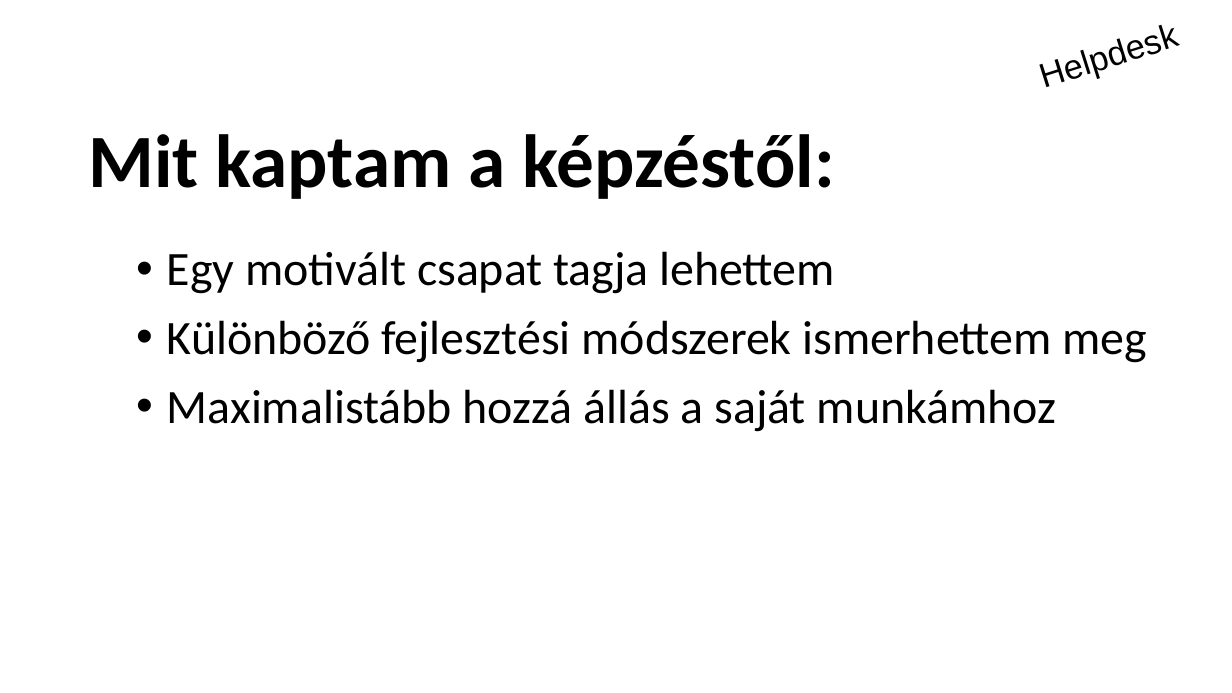
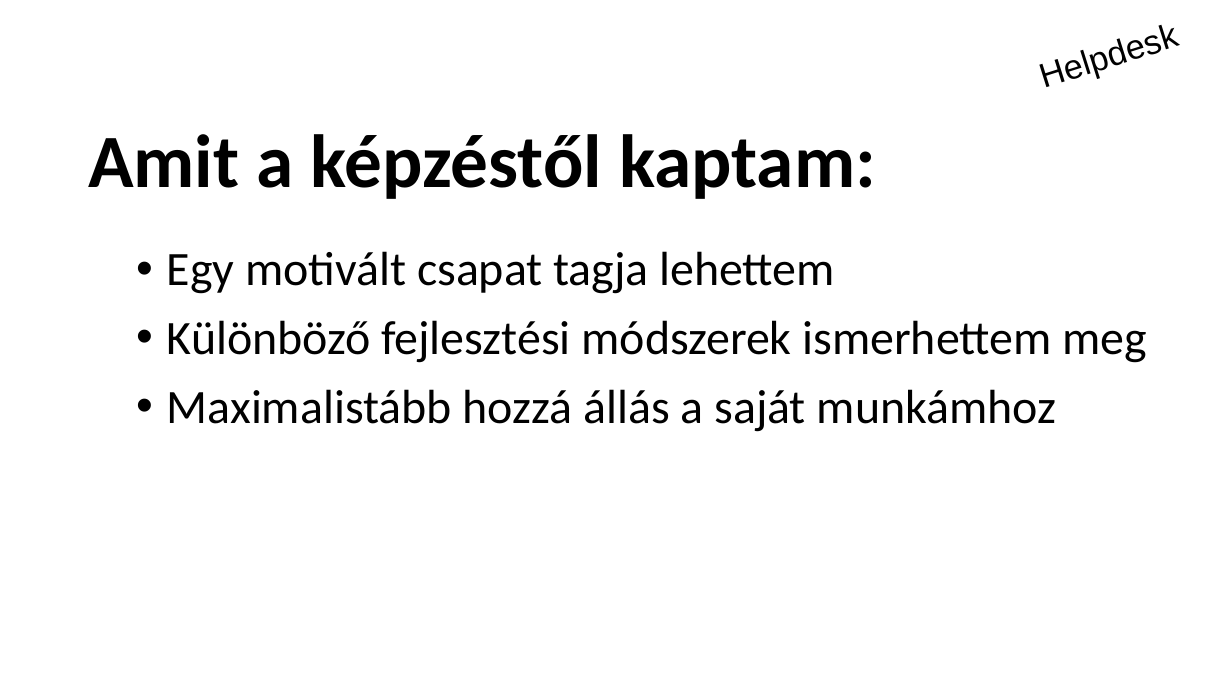
Before and after one commit to schonherz-java-ee-2016-q4/project, a slide deck: slide 8 of presentation/Helpdesk/Tóth László/toth_laszlo.pptx. Drawn at 1232x693 pixels with LibreOffice and Linux fonts; fonts in the diff are those of the drawing; background and template pictures are left out. Boxes give left, top, right and bottom in pixels: in the first picture for what was removed or moved away, otherwise in the second. Text is boxed around its words. In the diff, an @@ line names an element or a change of style, - is before the commit and + after.

```diff
--- a/presentation/Helpdesk/Tóth László/toth_laszlo.pptx
+++ b/presentation/Helpdesk/Tóth László/toth_laszlo.pptx
@@ title at [88,134,876,199]: text changed @@
-Mit kaptam a képzéstől:
+Amit a képzéstől kaptam:
```
Also in this commit, not shown: 6 other slides changed.
